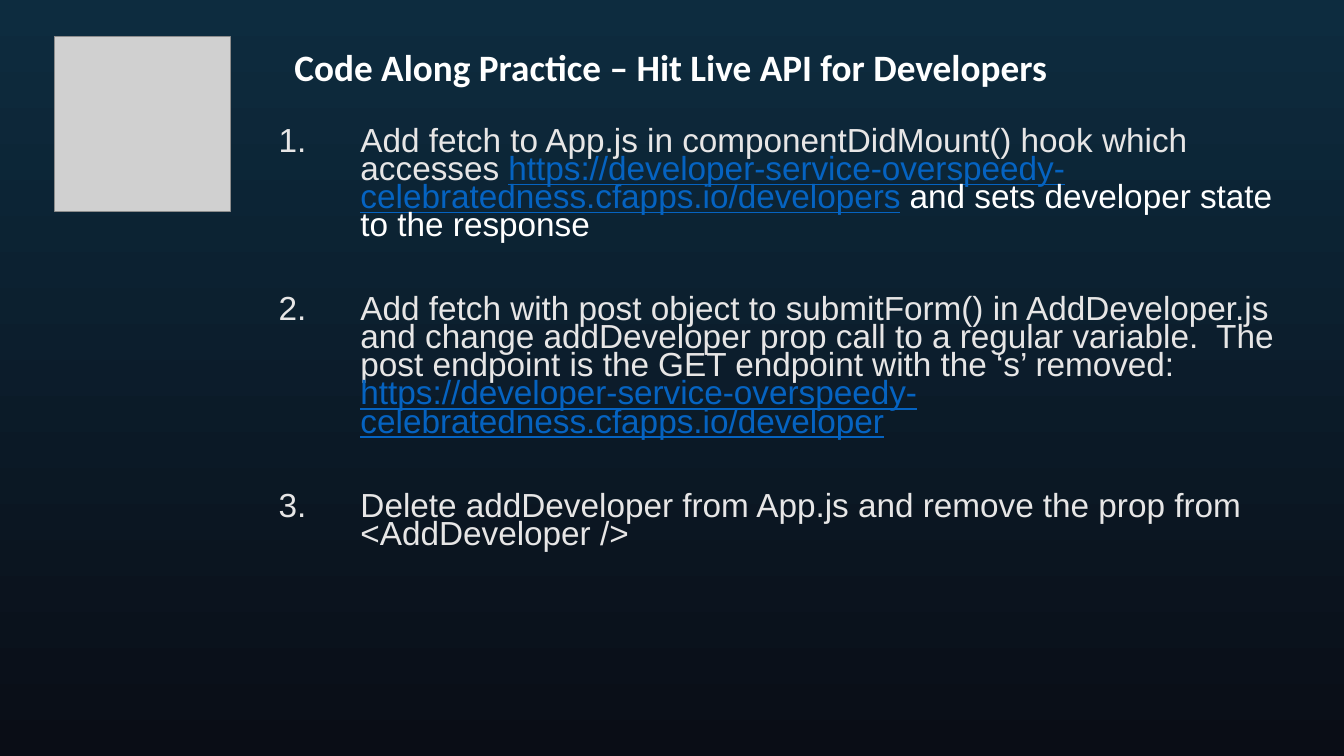
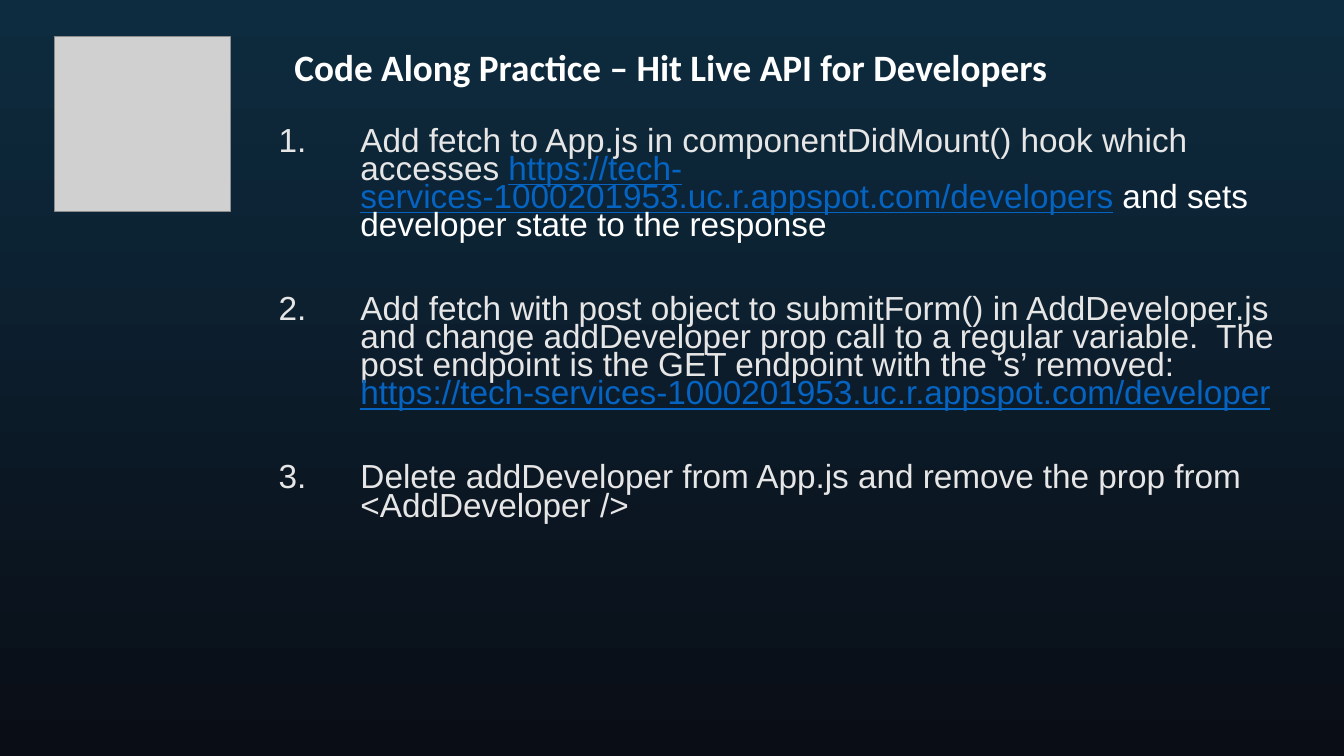
Before and after one commit to seblechernet/PowerPoint-Decks, a slide deck: slide 37 of 04 React Routing, Component Lifecycle Methods.pptx. Drawn at 1344x756 pixels with LibreOffice and Linux fonts; fonts in the diff are those of the drawing; grey boxes stand for pictures. Boxes give left, top, right and bottom in pixels: in the first picture for what was removed or moved away, otherwise in the second. Text is boxed around its words. In the diff, an @@ line names an element or a change of style, - is before the commit and + after.

Commit message:
updated to GCP backing service

```diff
--- a/04 React Routing, Component Lifecycle Methods.pptx
+++ b/04 React Routing, Component Lifecycle Methods.pptx
@@ text at [360,128,1273,411]: text changed @@
-1. Add fetch to App.js in componentDidMount() hook which accesses https://developer-service-overspeedy-celebratedness.cfapps.io/developers and sets developer state to the response
-2. Add fetch with post object to submitForm() in AddDeveloper.js and change addDeveloper prop call to a regular variable. The post endpoint is the GET endpoint with the ‘s’ removed: https://developer-service-overspeedy-celebratedness.cfapps.io/developer
+1. Add fetch to App.js in componentDidMount() hook which accesses https://tech-services-1000201953.uc.r.appspot.com/developers and sets developer state to the response
+2. Add fetch with post object to submitForm() in AddDeveloper.js and change addDeveloper prop call to a regular variable. The post endpoint is the GET endpoint with the ‘s’ removed: https://tech-services-1000201953.uc.r.appspot.com/developer
```
Also in this commit, not shown: 2 other slides changed, 2 other files.
